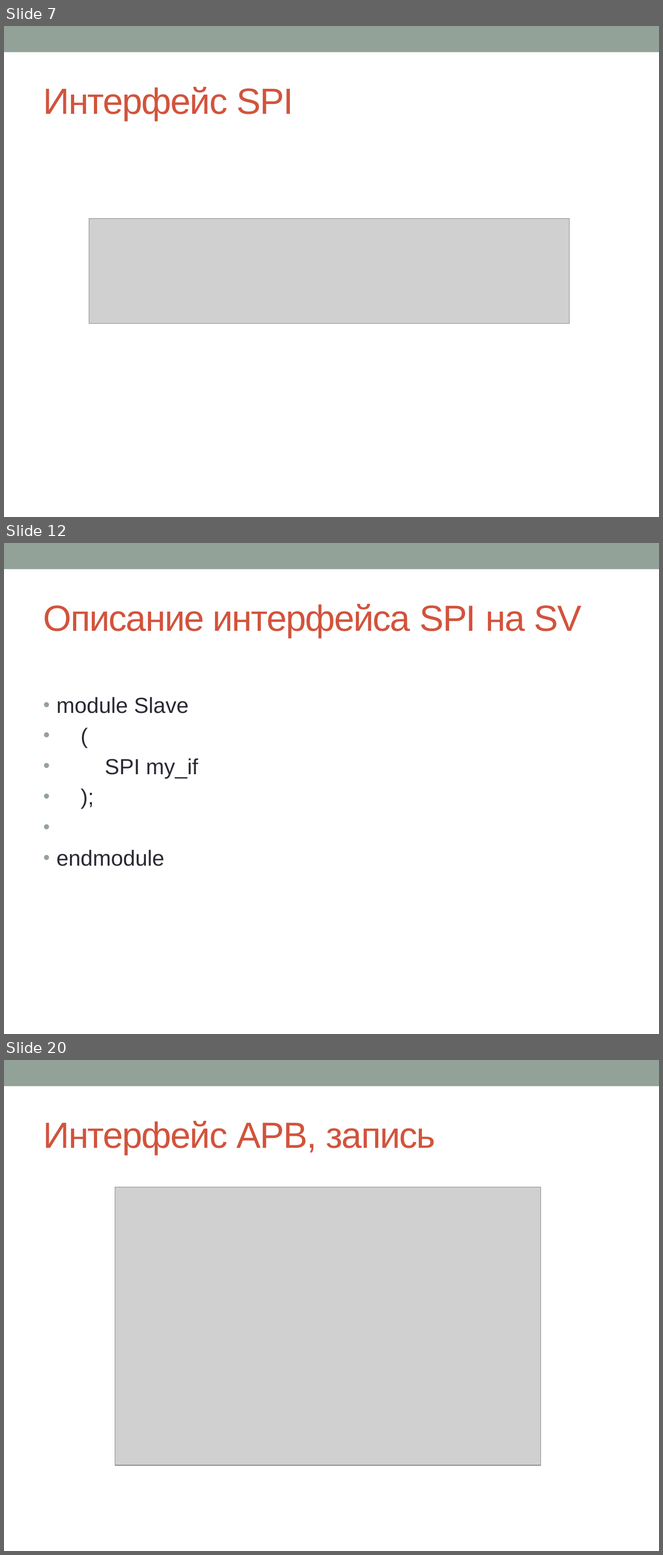
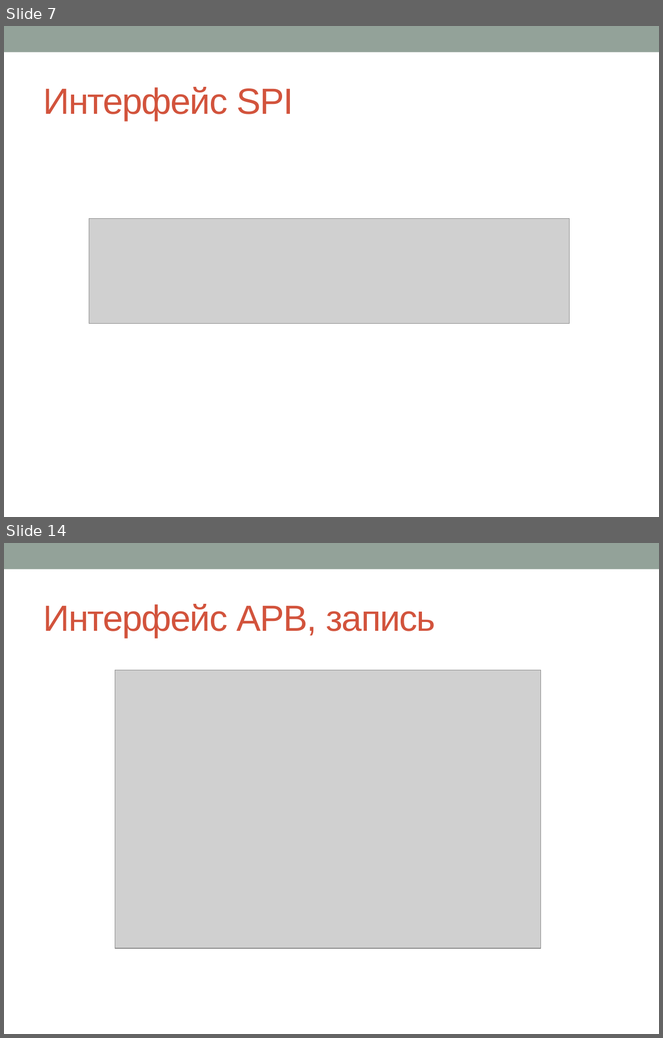
Before and after one commit to kenezoer/soc_programming, a slide deck: doc/Labs/LabWork1.pptx. Shown one above the other, each under a label of ours: slides 7, 12 and 20 before the commit, slides 7 and 14 after it; the slides between them are not shown. The pictures are 663x1555 and 663x1038 pixels, drawn with LibreOffice and Linux fonts; fonts in the diff are those of the drawing; grey boxes stand for pictures. Boxes give left, top, right and bottom in pixels: in the first picture for what was removed or moved away, otherwise in the second. Text is boxed around its words. In the diff, an @@ line names an element or a change of style, - is before the commit and + after.

```diff
--- a/doc/Labs/LabWork1.pptx
+++ b/doc/Labs/LabWork1.pptx
@@ slide 12 removed at (4,543,659,1034), background #FFFFFF; not listed: 1 template element that a slide beside it also shows @@
@@ title removed at (44,604,582,638) @@
-Описание интерфейса SPI на SV
@@ text removed at (57,697,198,866) @@
-• module Slave
-• (
-• SPI my_if
-• );
-• endmodule
@@ what was slide 20 is now slide 14 @@
```
Also in this commit, not shown: 5 slides changed, 3 slides added, 7 other slides removed, 3 other files.
